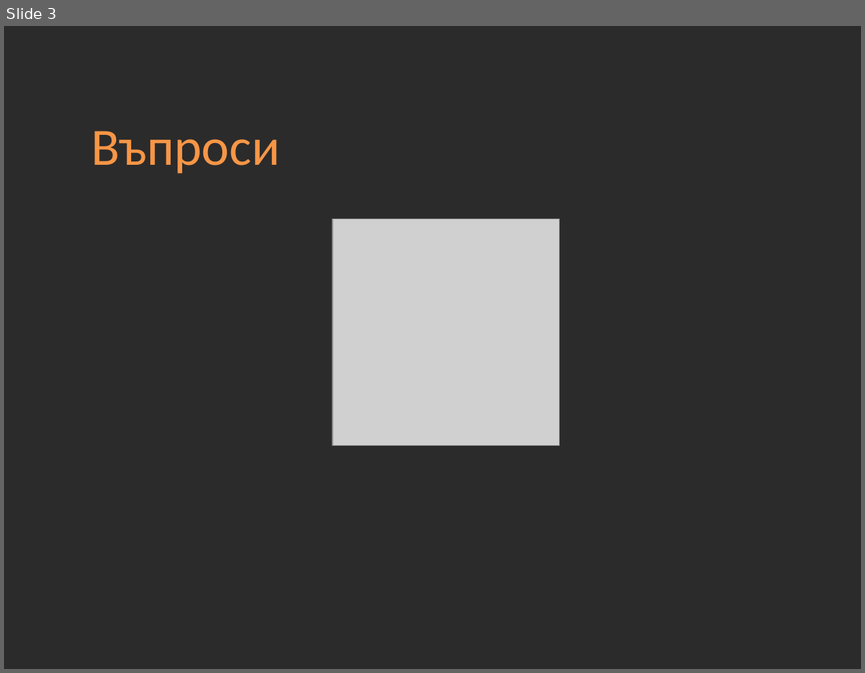
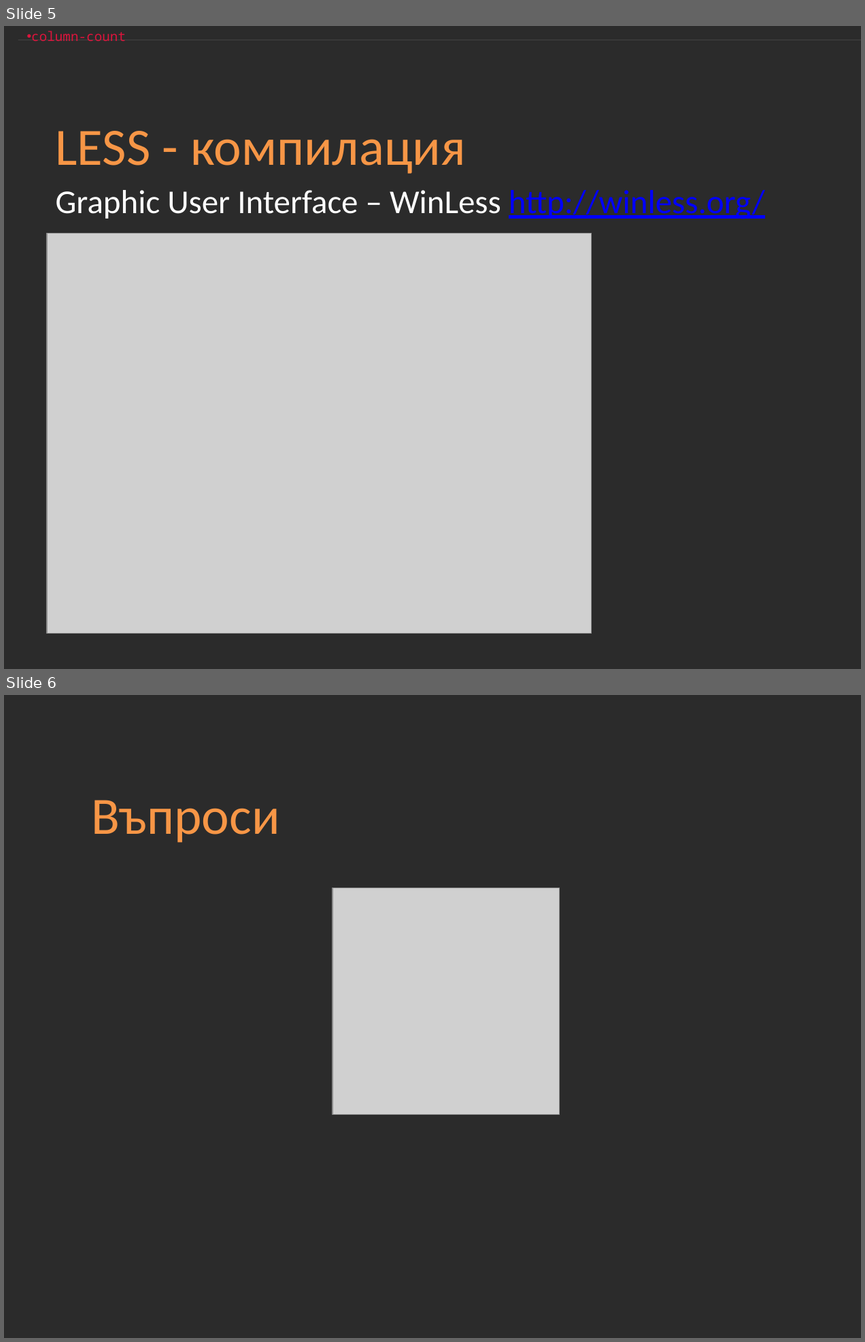
Before and after one commit to Academy-Soft-Intellect/Front-End-Course, a slide deck: 06-LESS.pptx. Shown one above the other, each under a label of ours: slide 3 before the commit, slides 5 and 6 after it. The pictures are 865x673 and 865x1342 pixels, drawn with LibreOffice and Linux fonts; fonts in the diff are those of the drawing; grey boxes stand for pictures; background and template pictures are left out; a plain dark background stands for a picture behind light text. Boxes give left, top, right and bottom in pixels: in the first picture for what was removed or moved away, otherwise in the second. Text is boxed around its words. In the diff, an @@ line names an element or a change of style, - is before the commit and + after.

```diff
--- a/06-LESS.pptx
+++ b/06-LESS.pptx
@@ slide 5 added at [4,26,861,669], background picture (left out) @@
@@ text added at [31,31,126,41], 11 pt, text #DC143C @@
+• column-count
@@ title added at [56,131,466,174], 44 pt, text #F79646 @@
+LESS - компилация
@@ text added at [56,190,765,219], 28 pt, text #FFFFFF @@
+Graphic User Interface – WinLess http://winless.org/
@@ picture added at [47,233,592,633] @@
@@ what was slide 3 is now slide 6 @@
```
Also in this commit, not shown: 2 slides changed, 2 other slides added, 2 other files.
